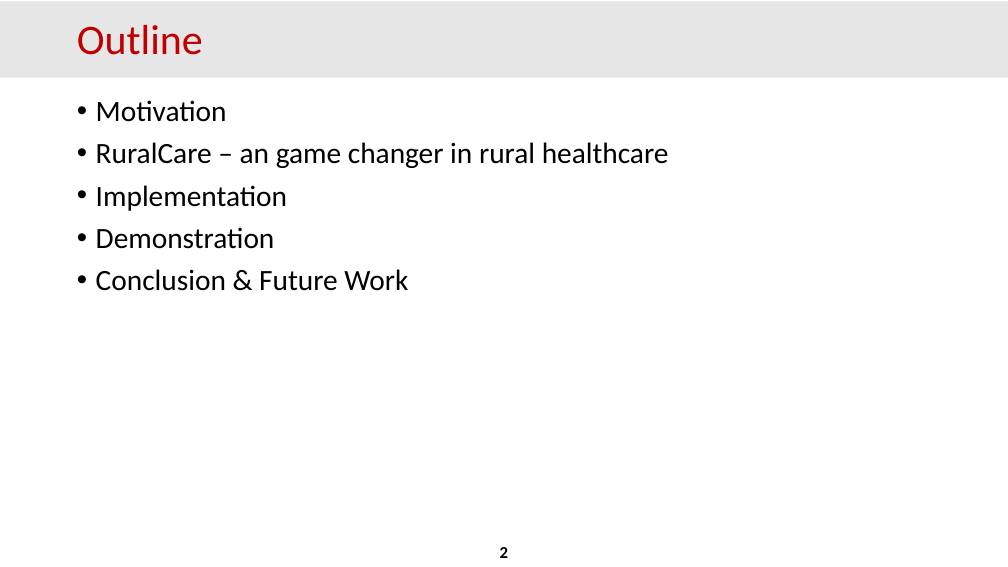
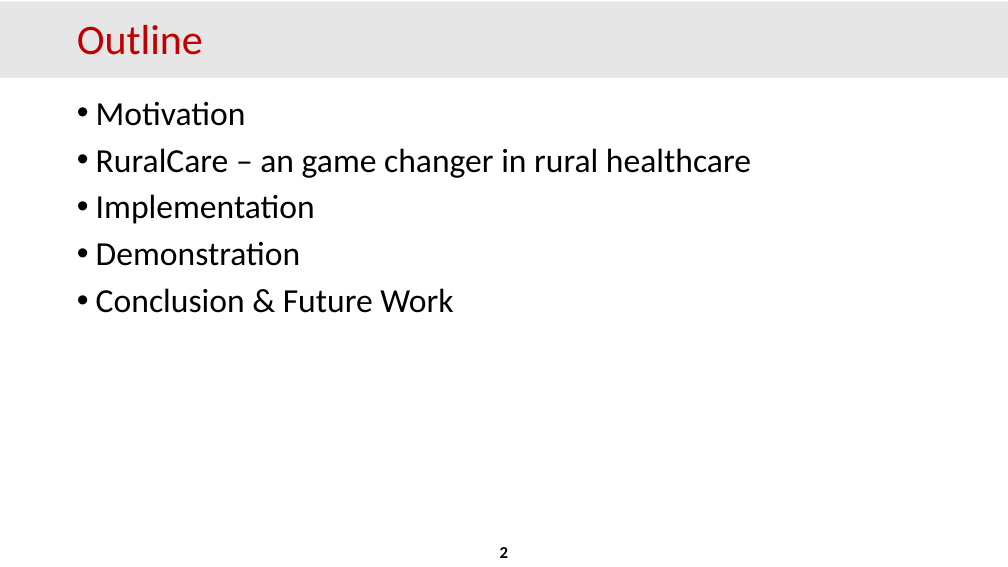
Before and after one commit to AWSGoPokes/aws-iot, a slide deck: slide 2 of docs/Presentation.pptx. Drawn at 1008x567 pixels with LibreOffice and Linux fonts; fonts in the diff are those of the drawing; background and template pictures are left out. Boxes give left, top, right and bottom in pixels: in the first picture for what was removed or moved away, otherwise in the second. Text is boxed around its words. In the diff, an @@ line names an element or a change of style, - is before the commit and + after.

```diff
--- a/docs/Presentation.pptx
+++ b/docs/Presentation.pptx
@@ text "Motivation" at [96,102,751,313]: size 28 to 32 pt @@
```
Also in this commit, not shown: 3 other slides changed, 2 other files.
